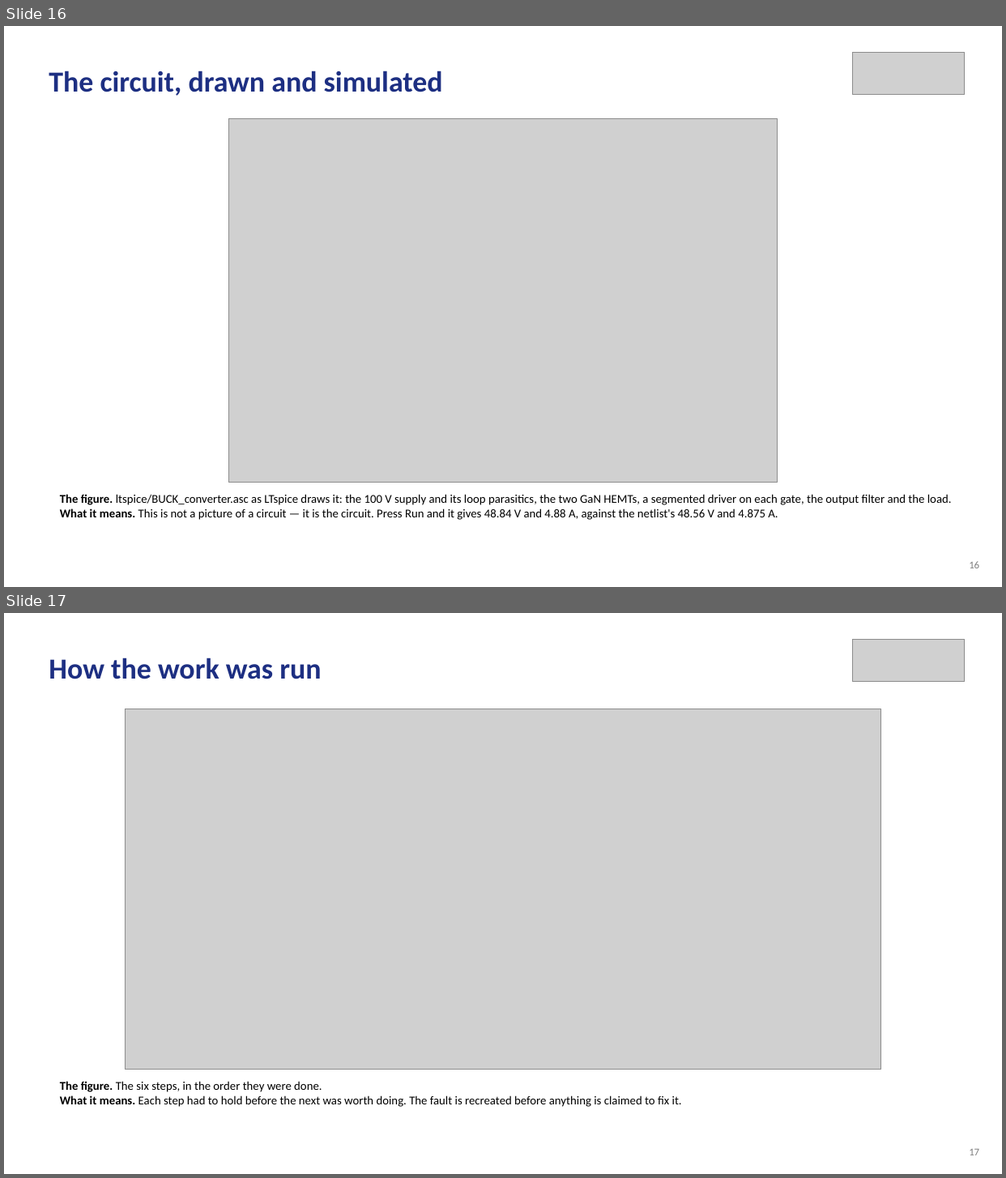
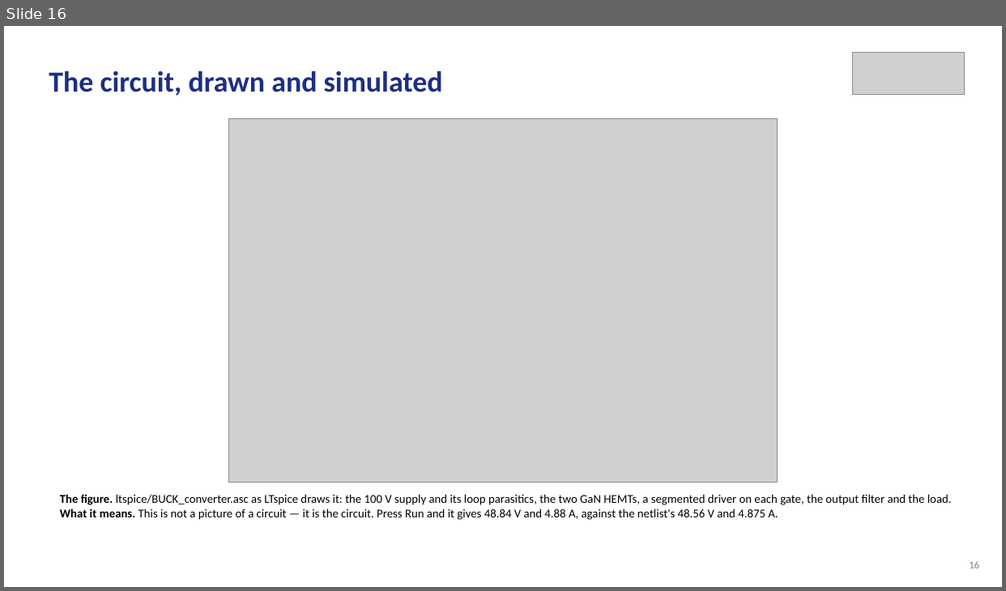
Before and after one commit to Amritha902/gan-driver, a slide deck: review/Review1_GaN_Segmented_Gate_Driver.pptx. Shown one above the other, each under a label of ours: slides 16 and 17 before the commit, slide 16 after it. The pictures are 1006x1178 and 1006x591 pixels, drawn with LibreOffice and Linux fonts; fonts in the diff are those of the drawing; grey boxes stand for pictures. Boxes give left, top, right and bottom in pixels: in the first picture for what was removed or moved away, otherwise in the second. Text is boxed around its words. In the diff, an @@ line names an element or a change of style, - is before the commit and + after.

```diff
--- a/review/Review1_GaN_Segmented_Gate_Driver.pptx
+++ b/review/Review1_GaN_Segmented_Gate_Driver.pptx
@@ slide 17 removed at [4, 613, 1002, 1174], background #FFFFFF @@
@@ text removed at [49, 658, 321, 679] @@
-How the work was run
@@ picture removed at [852, 639, 965, 682] @@
@@ picture removed at [126, 709, 880, 1070] @@
@@ text removed at [60, 1081, 682, 1107] @@
-The figure. The six steps, in the order they were done.
-What it means. Each step had to hold before the next was worth doing. The fault is recreated before anything is claimed to fix it.
@@ text removed at [969, 1149, 979, 1156] @@
-17
```
Also in this commit, not shown: 18 slides changed, 1 other slide removed, 2 other files.
